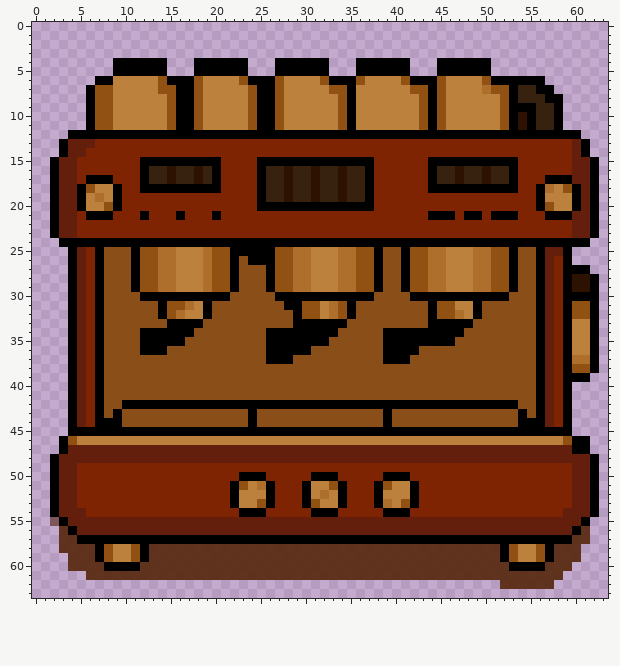
Pixel-art file: Assets/Textures/Props/coffee_machine_1.aseprite. The picture above was drawn from the file before the commit.
64x64 pixels, 1 frame.
Now the later version:
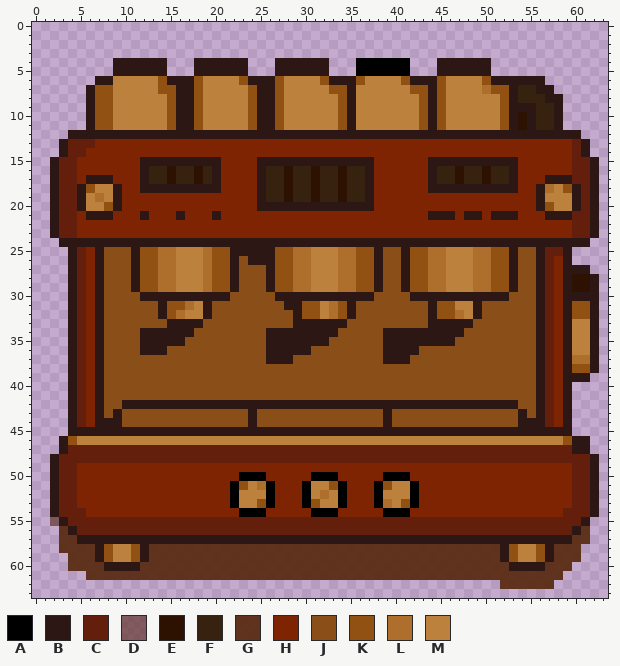
Palette (. is transparent): A #000000  B #2d1714  C #631f0c  D #663931b2  E #2d1202  F #37210f  G #5c2f18f7  H #7f2403  J #8a4f19  K #915113  L #ae6f2d  M #bc813c
From old to new:
Changed rows in their new state; - is an unchanged pixel.
first column x 2:
 4 -------BBBBBB---BBBBBB---BBBBBB------------BBBBBB------------
 5 -------BBBBBB---BBBBBB---BBBBBB------------BBBBBB------------
 6 -----BB------BBB------BBB------BBB------BBB------BBBBBB------
 7 ----B---------BB-------BB--------B--------B--------B--BB-----
 8 ----B---------BB-------BB--------B--------B--------B---BB----
 9 ----B---------BB-------BB--------B--------B--------BBB--B----
10 ----B---------BB-------BB--------B--------B--------B-B--B----
11 ----B---------BB-------BB--------B--------B--------B-B--B----
12 --BBBBBBBBBBBBBBBBBBBBBBBBBBBBBBBBBBBBBBBBBBBBBBBBBBBBBBBBB--
13 -B---------------------------------------------------------B-
14 -B---------------------------------------------------------B-
15 B---------BBBBBBBBB----BBBBBBBBBBBBB------BBBBBBBBBB--------B
16 B---------B-------B----B-----------B------B--------B--------B
17 B---BBB---B-------B----B-----------B------B--------B---BBB--B
18 B--B---B--BBBBBBBBB----B-----------B------BBBBBBBBBB--B---B-B
19 B--B---B---------------B-----------B------------------B---B-B
20 B--B---B---------------BBBBBBBBBBBBB------------------B---B-B
21 B---BBB---B---B---B-----------------------BBB-BB-BBB---BBB--B
22 B-----------------------------------------------------------B
23 B-----------------------------------------------------------B
24 -BBBBBBBBBBBBBBBBBBBBBBBBBBBBBBBBBBBBBBBBBBBBBBBBBBBBBBBBBBB-
25 --B--B---B----------BBBBB-----------B--B-----------B--B--B---
26 --B--B---B----------B-BBB-----------B--B-----------B--B--B---
27 --B--B---B----------B---B-----------B--B-----------B--B--BBB-
28 --B--B---B----------B---B-----------B--B-----------B--B--B--B
29 --B--B---B----------B---B-----------B--B-----------B--B--B--B
30 --B--B----BBBBBBBBBB-----BBBBBBBBBBB----BBBBBBBBBBB---B--BBBB
31 --B--B------B----B--------BB-----B--------B----B------B--B--B
32 --B--B------B----B---------B-----B--------B----B------B--B--B
33 --B--B-------BBBB----------BBBBBB---------BBBBB-------B--B--B
34 --B--B----BBBBBB--------BBBBBBBB-----BBBBBBBBB--------B--B--B
35 --B--B----BBBBB---------BBBBBBB------BBBBBBBB---------B--B--B
36 --B--B----BBB-----------BBBBB--------BBBB-------------B--B--B
37 --B--B------------------BBB----------BBB--------------B--B--B
38 --B--B------------------------------------------------B--B--B
39 --B--B------------------------------------------------B--BBB-
40 --B--B------------------------------------------------B--B---
41 --B--B------------------------------------------------B--B---
42 --B--B--BBBBBBBBBBBBBBBBBBBBBBBBBBBBBBBBBBBBBBBBBBBB--B--B---
43 --B--B-B--------------B--------------B--------------B-B--B---
44 --B--BBB--------------B--------------B--------------BBB--B---
45 --BBBBBBBBBBBBBBBBBBBBBBBBBBBBBBBBBBBBBBBBBBBBBBBBBBBBBBBB---
46 -B--------------------------------------------------------BB-
47 -B--------------------------------------------------------BB-
48 B-----------------------------------------------------------B
49 B-----------------------------------------------------------B
50 B-----------------------------------------------------------B
51 B-----------------------------------------------------------B
52 B-----------------------------------------------------------B
53 B-----------------------------------------------------------B
54 B-----------------------------------------------------------B
55 -B---------------------------------------------------------B-
56 --B-------------------------------------------------------B--
57 ---BBBBBBBBBBBBBBBBBBBBBBBBBBBBBBBBBBBBBBBBBBBBBBBBBBBBBBB---
58 -----B----B---------------------------------------B----B-----
59 -----B----B---------------------------------------B----B-----
60 ------BBBB-----------------------------------------BBBB------
